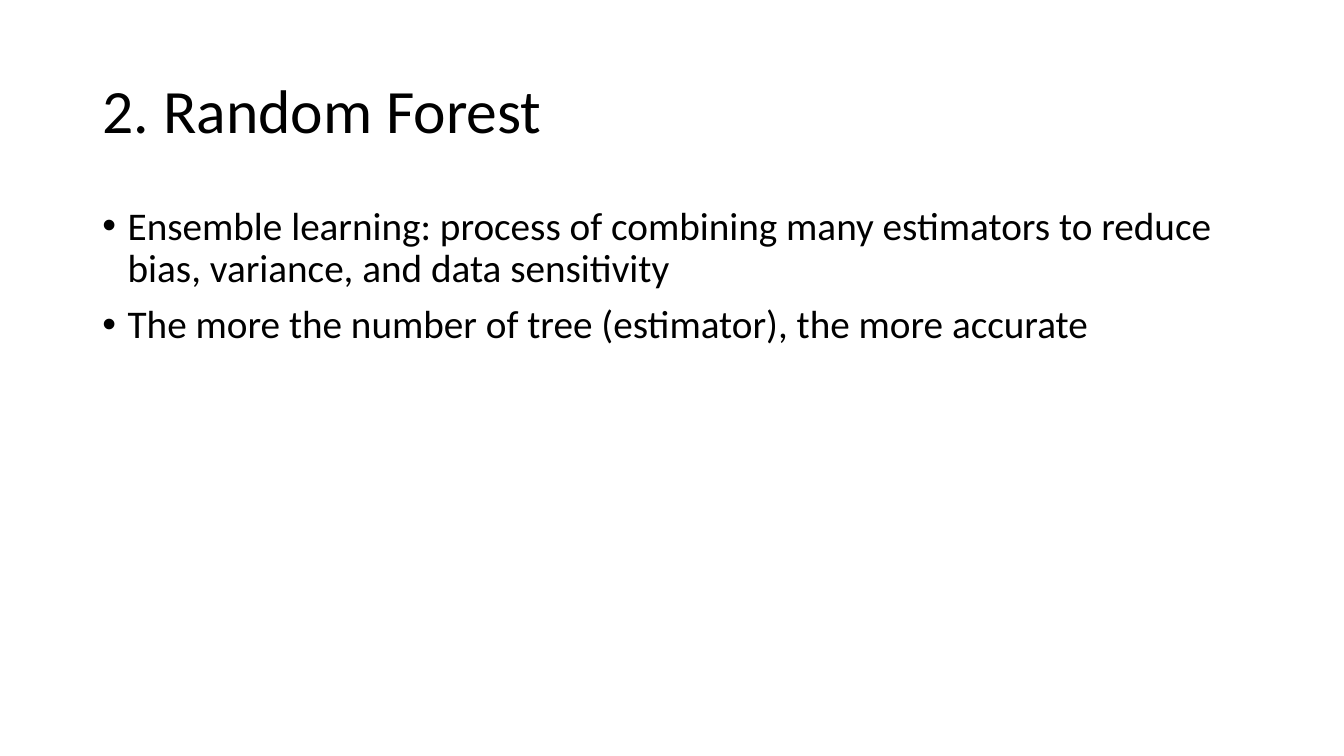
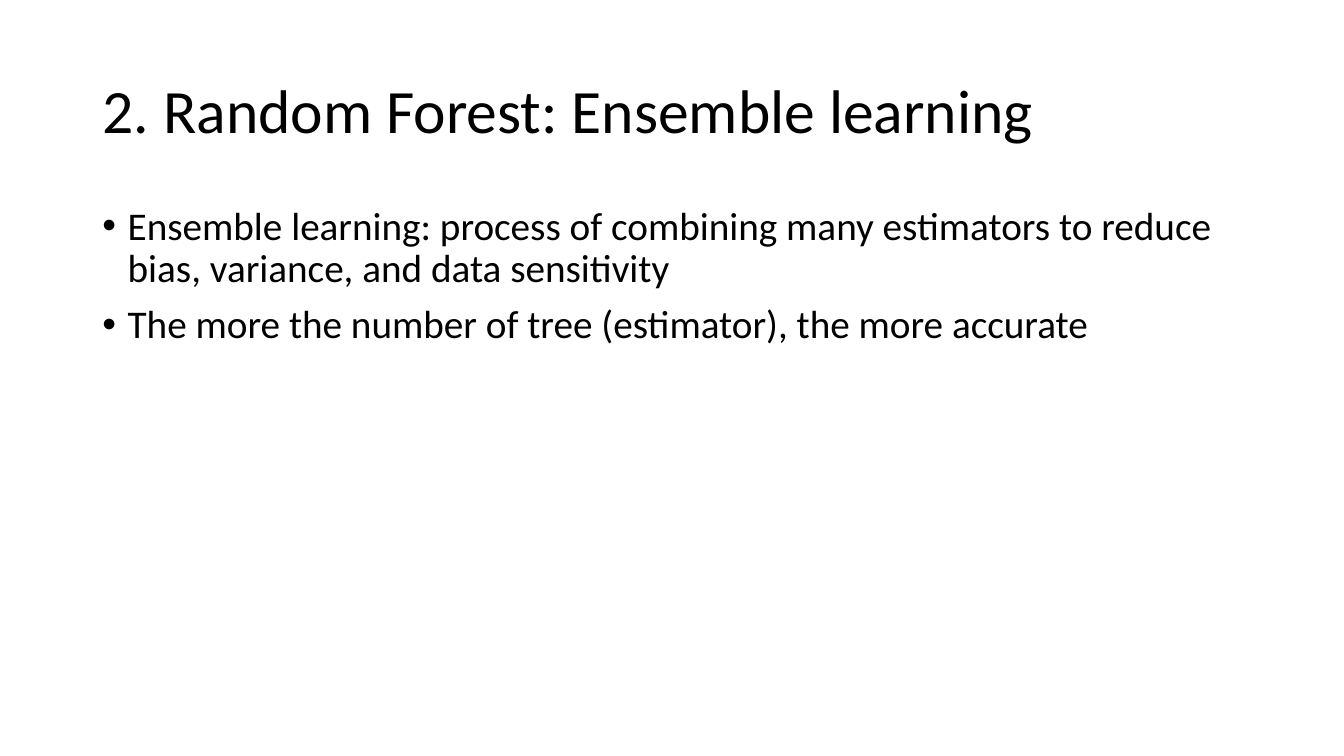
Before and after one commit to gucino/Machine-Learning, a slide deck: slide 28 of Decision_tree_and_Random_forest.pptx. Drawn at 1344x756 pixels with LibreOffice and Linux fonts; fonts in the diff are those of the drawing. Boxes give left, top, right and bottom in pixels: in the first picture for what was removed or moved away, otherwise in the second. Text is boxed around its words. In the diff, an @@ line names an element or a change of style, - is before the commit and + after.

```diff
--- a/Decision_tree_and_Random_forest.pptx
+++ b/Decision_tree_and_Random_forest.pptx
@@ title at (102,90,1032,144): text changed @@
-2. Random Forest
+2. Random Forest: Ensemble learning
```
Also in this commit, not shown: 2 slides added.
